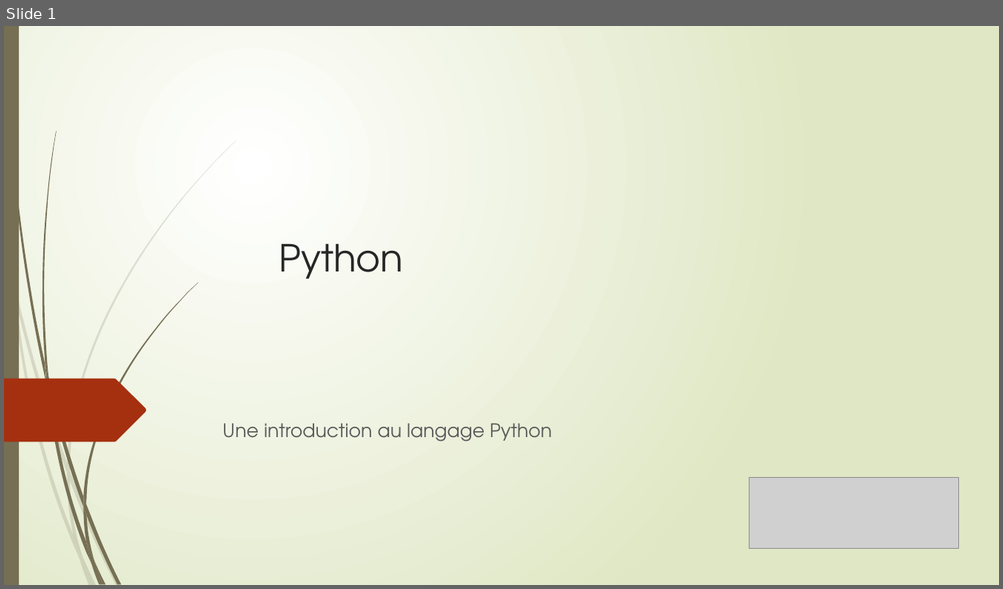
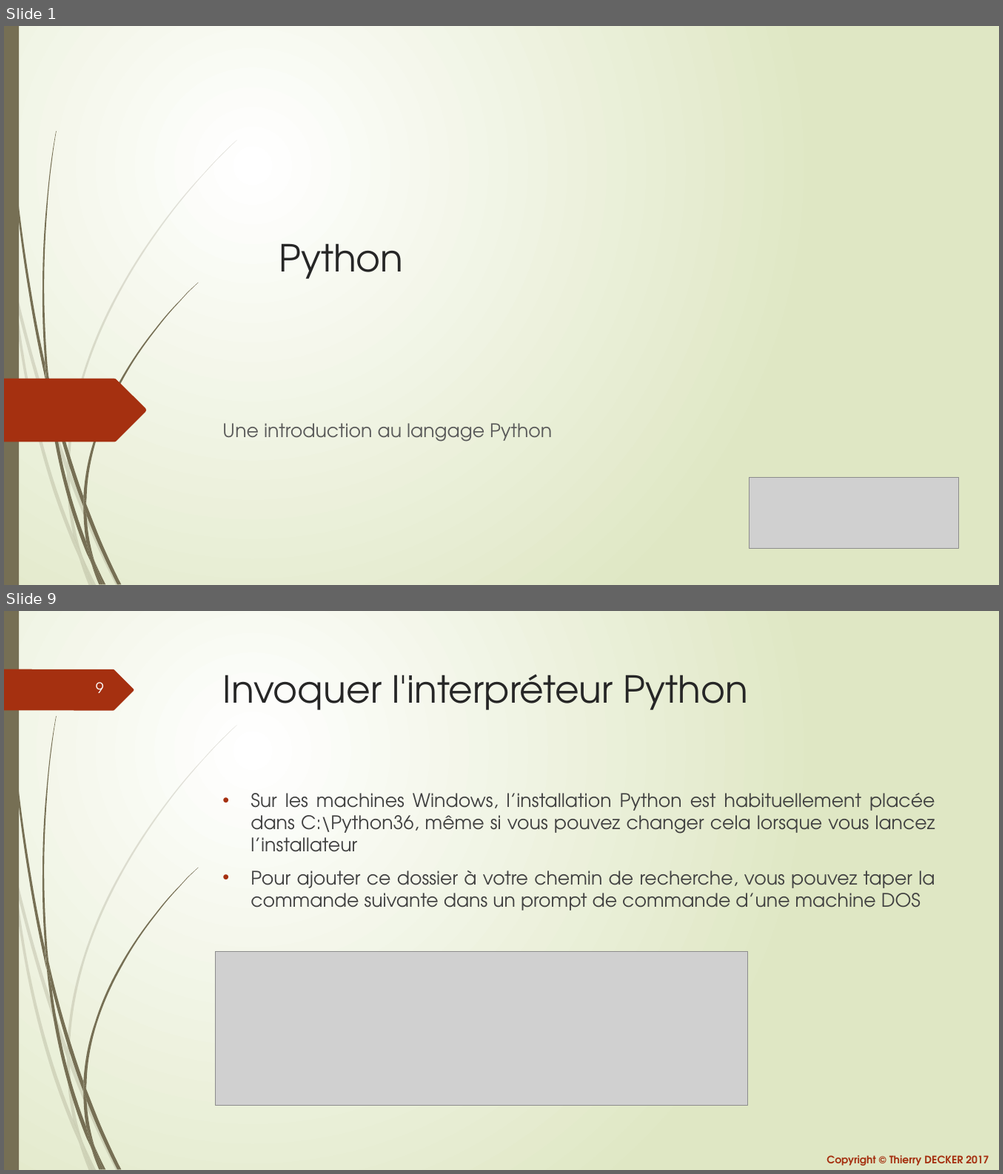
Before and after one commit to VikmanTheRacoon/learning-python, a slide deck: documentations/learning-python.pptx. Shown one above the other, each under a label of ours: slide 1 before the commit, slides 1 and 9 after it; the slides between them are not shown. The pictures are 1003x589 and 1003x1174 pixels, drawn with LibreOffice and Linux fonts; fonts in the diff are those of the drawing; grey boxes stand for pictures. Boxes give left, top, right and bottom in pixels: in the first picture for what was removed or moved away, otherwise in the second. Text is boxed around its words. In the diff, an @@ line names an element or a change of style, - is before the commit and + after.

```diff
--- a/documentations/learning-python.pptx
+++ b/documentations/learning-python.pptx
@@ slide 9 added at (x1=4, y1=611, x2=999, y2=1170), background gradient #FFFFFF to #DFE8C4; not listed: 23 template elements that a slide beside it also shows @@
@@ freeform shape added at (x1=4, y1=669, x2=134, y2=710), fill #A53010 @@
@@ title added at (x1=223, y1=674, x2=748, y2=710), 36 pt, text #262626 @@
+Invoquer l'interpréteur Python
@@ page number added at (x1=96, y1=682, x2=104, y2=693), 14 pt, text #FFFFFF @@
+9
@@ text added at (x1=250, y1=793, x2=935, y2=911), 18 pt, text #404040 @@
+• Sur les machines Windows, l’installation Python est habituellement placée dans C:\Python36, même si vous pouvez changer cela lorsque vous lancez l’installateur
+• Pour ajouter ce dossier à votre chemin de recherche, vous pouvez taper la commande suivante dans un prompt de commande d’une machine DOS
@@ picture added at (x1=215, y1=952, x2=748, y2=1105) @@
@@ text added at (x1=826, y1=1156, x2=988, y2=1166), 10 pt, text #A53010, bold @@
+Copyright © Thierry DECKER 2017
```
Also in this commit, not shown: 5 slides changed, 7 other slides added, 1 other file.
